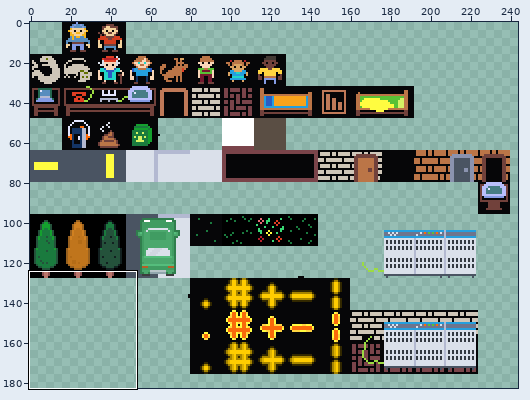
Two versions of one sprite sheet, public/assets/gfx/programmers.png. The first picture is a wide view before the edit; the outline marks the close-up.
Close-up. Old version:
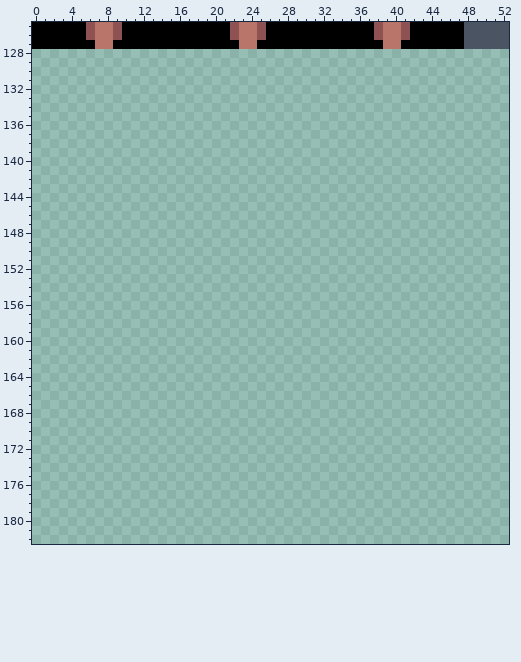
The file is 256x256 pixels. Colours within 5 levels of each other are drawn and written as one. Shown: x 0..52, y 125..182. The wide view leaves out empty margins.
The result:
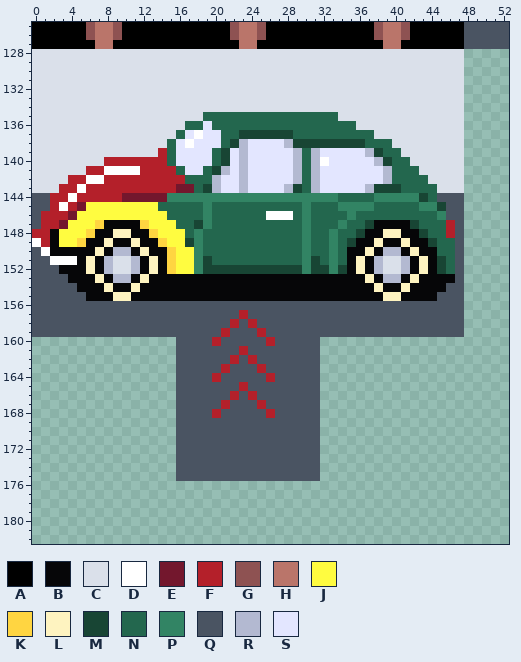
Palette (. is transparent): A #000000  B #060608  C #dae0ea  D #ffffff  E #73172d  F #b4202a  G #8e5252  H #ba756a  J #fffc40  K #ffd541  L #fef3c0  M #184534  N #23674e  P #328464  Q #4a5462  R #b3b9d1  S #e3e6ff
Diff:
y 128..134: x 0..47 ................................................ -> CCCCCCCCCCCCCCCCCCCCCCCCCCCCCCCCCCCCCCCCCCCCCCCC
y 135: x 0..47 ................................................ -> CCCCCCCCCCCCCCCCCCCNNNNNNNNNNNNNNNCCCCCCCCCCCCCC
y 136: x 0..47 ................................................ -> CCCCCCCCCCCCCCCCCNNSNNNNNNNNNNNNNNNNCCCCCCCCCCCC
y 137: x 0..47 ................................................ -> CCCCCCCCCCCCCCCCNSDSSNNMMMMMMNNNNNNNNNCCCCCCCCCC
y 138: x 0..47 ................................................ -> CCCCCCCCCCCCCCCNSDSSSNMRSSSSRMMMMMMMMNNNCCCCCCCC
y 139: x 0..47 ................................................ -> CCCCCCCCCCCCCCFNSSSSNMSRSSSSSRNRSSSSSRMNNCCCCCCC
y 140: x 0..47 ................................................ -> CCCCCCCCFFFFFFFNSSSSNMSRSSSSSRNRDSSSSSRMNNCCCCCC
y 141: x 0..47 ................................................ -> CCCCCCFFDDDDFFFFNSSNMRSRSSSSSRNRSSSSSSSRNNNCCCCC
y 142: x 0..47 ................................................ -> CCCCFFDDFFFFFFFFFNNNRSSRSSSSSRNRSSSSSSSRNNNNCCCC
y 143: x 0..47 ................................................ -> CCCFFDFFFFFFFFFFEENMRSSRSSSSRMNRSSSSSRMMMNNNNCCC
y 144: x 0..47 ................................................ -> QQFFDFFFFFEEEEEPPPPPPPPPPPPPPPPPPPNNNNPPPPPMNQQQ
y 145: x 0..47 ................................................ -> QQFDFEJJJJJJJJNNNNNPNNNNNNNNNNPNNNPPPPNNNNNPPMQQ
y 146: x 0..47 ................................................ -> QFFFEJJJJJJJJJJNNNNPNNNNNNDDDNPNNNNPNNNNNNNNNPQQ
y 147: x 0..47 ................................................ -> QFFEJJJKBBBBKJJJNNMPNNNNNNNNNNPNNNPNNMBBBBMNNNFQ
y 148: x 0..47 ................................................ -> FFBJJJKBBLLBBKJJJNPNNNNNNNNNNNPNNPNNMBBLLBBMNNFQ
y 149: x 0..47 ................................................ -> DFBJJKBBLBBLBBKJJMPNNNNNNNNNNNPNNPNMBBLBBLBBMNNQ
y 150: x 0..47 ................................................ -> QDBBBBBLBRRBLBBKJJPNNNNNNNNNNNPNNPNBBLBRRBLBBNNQ
y 151: x 0..47 ................................................ -> QQDDDBLBRCCRBLBKJJPMNNNNNNNNNNPMNPNBLBRCCRBLBMNQ
y 152: x 0..47 ................................................ -> QQQBBBLBRCCRBLBKJJPMMMMMMMMMMMPMMPMBLBRCCRBLBMNQ
y 153: x 0..47 ................................................ -> QQQQBBBLBRRBLBBBBBBBBBBBBBBBBBBBBBBBBLBRRBLBBBBQ
y 154: x 0..47 ................................................ -> QQQQQBBBLBBLBBBBBBBBBBBBBBBBBBBBBBBBBBLBBLBBBBQQ
y 155: x 0..47 ................................................ -> QQQQQQBBBLLBBBBBBBBBBBBBBBBBBBBBBBBBBBBLLBBBBQQQ
y 156: x 0..47 ................................................ -> QQQQQQQQQQQQQQQQQQQQQQQQQQQQQQQQQQQQQQQQQQQQQQQQ
y 157: x 0..47 ................................................ -> QQQQQQQQQQQQQQQQQQQQQQQFQQQQQQQQQQQQQQQQQQQQQQQQ
y 158: x 0..47 ................................................ -> QQQQQQQQQQQQQQQQQQQQQQFQFQQQQQQQQQQQQQQQQQQQQQQQ
y 159: x 0..47 ................................................ -> QQQQQQQQQQQQQQQQQQQQQFQQQFQQQQQQQQQQQQQQQQQQQQQQ
y 160: x 16..31 ................ -> QQQQFQQQQQFQQQQQ
y 161: x 16..31 ................ -> QQQQQQQFQQQQQQQQ
y 162: x 16..31 ................ -> QQQQQQFQFQQQQQQQ
y 163: x 16..31 ................ -> QQQQQFQQQFQQQQQQ
y 164: x 16..31 ................ -> QQQQFQQQQQFQQQQQ
y 165: x 16..31 ................ -> QQQQQQQFQQQQQQQQ
y 166: x 16..31 ................ -> QQQQQQFQFQQQQQQQ
y 167: x 16..31 ................ -> QQQQQFQQQFQQQQQQ
y 168: x 16..31 ................ -> QQQQFQQQQQFQQQQQ
y 169..175: x 16..31 ................ -> QQQQQQQQQQQQQQQQ
